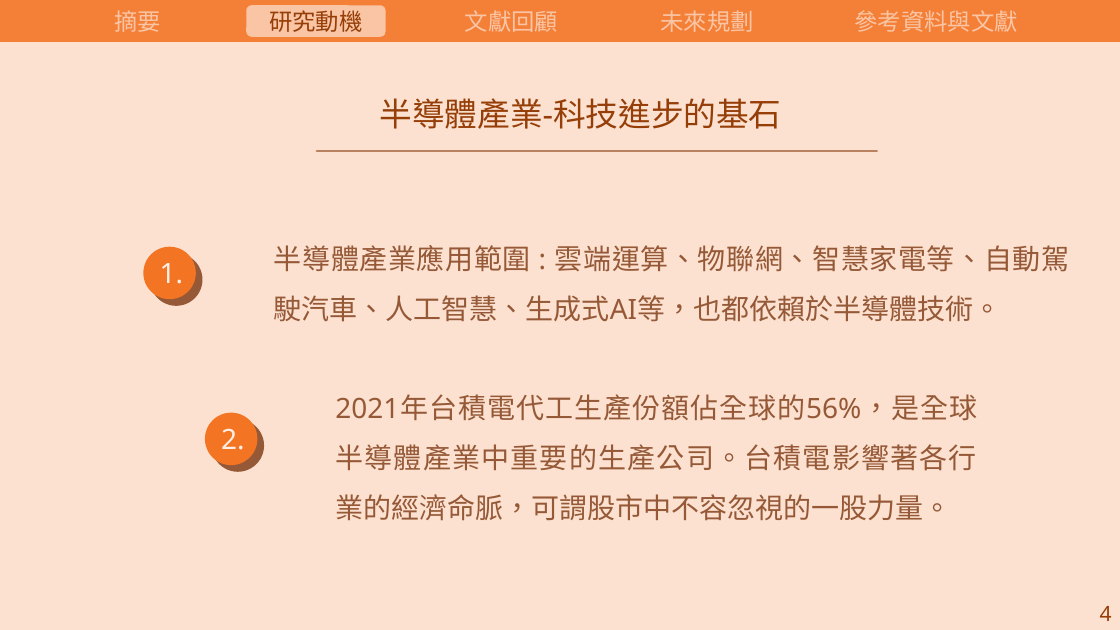
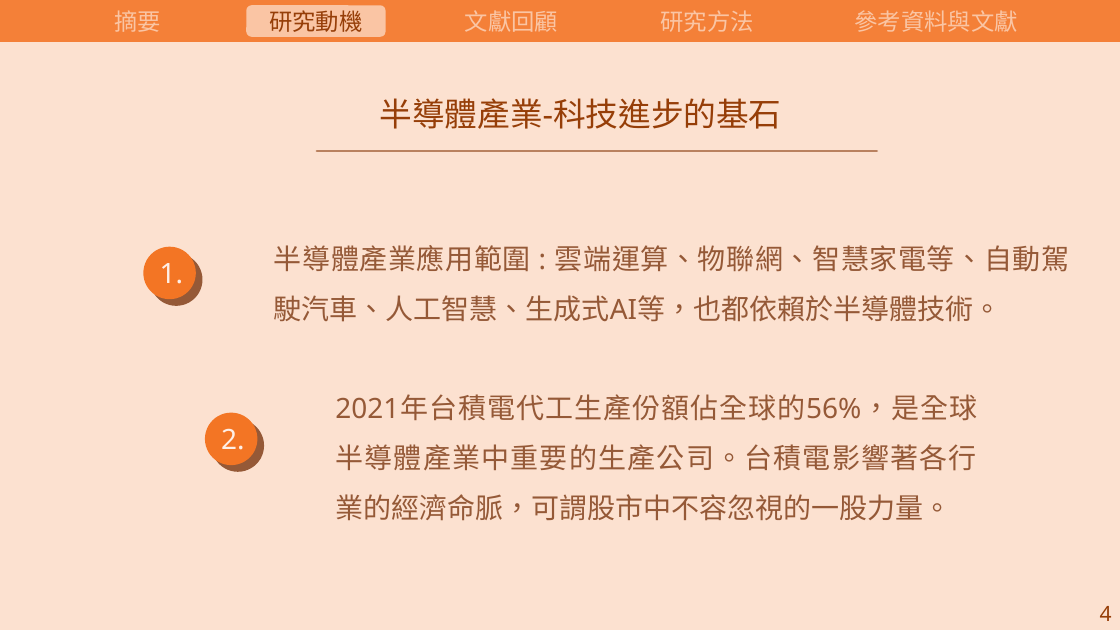
Before and after one commit to carina419/NTUST, a slide deck: slide 6 of 112-2/MI6006701 研究方法/研究方法期末報告.pptx. Drawn at 1120x630 pixels with LibreOffice and Linux fonts; fonts in the diff are those of the drawing. Boxes give left, top, right and bottom in pixels: in the first picture for what was removed or moved away, otherwise in the second. Text is boxed around its words. In the diff, an @@ line names an element or a change of style, - is before the commit and + after.

```diff
--- a/112-2/MI6006701 研究方法/研究方法期末報告.pptx
+++ b/112-2/MI6006701 研究方法/研究方法期末報告.pptx
@@ text at <box>660,10,753,32</box>: text changed @@
-未來規劃
+研究方法
```
Also in this commit, not shown: 12 other slides changed, 3 slides added, 2 slides removed, 2 other files.
